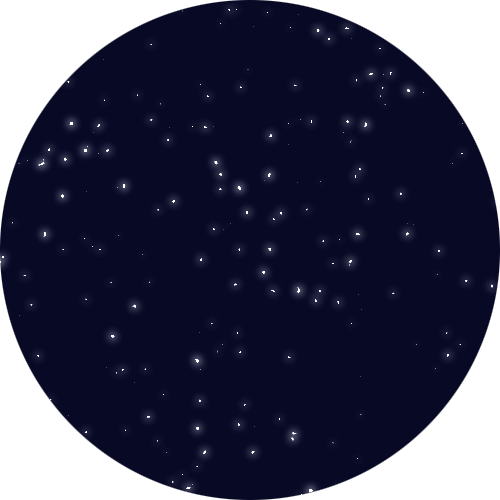
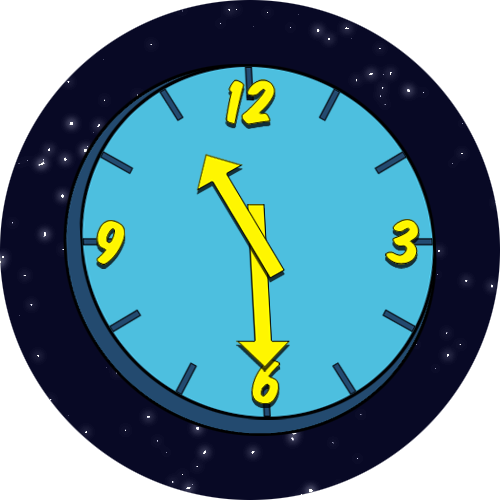
Revision of a layered 500 × 500 image; what changed, layer by layer:
removed layer "Layer 1" over [63, 64, 437, 436]
added layer "Short Arm" above "Long Arm" over [196, 153, 286, 279]
added layer "Long Arm" above "12" over [235, 204, 290, 368]
added layer "12" above "3" over [224, 79, 276, 125]
added layer "3" above "6" over [385, 219, 421, 265]
added layer "6" above "9" over [251, 359, 281, 404]
added layer "9" above "Clock Face Ticks" over [95, 220, 126, 265]
added layer "Clock Face Ticks" above "Clock Face Light" over [82, 67, 433, 417]
added layer "Clock Face Light" above "Clock Face Dark" over [79, 64, 437, 420]
added layer "Clock Face Dark" above "Background" over [63, 64, 437, 436]
added layer "Background" over [63, 64, 437, 436]
